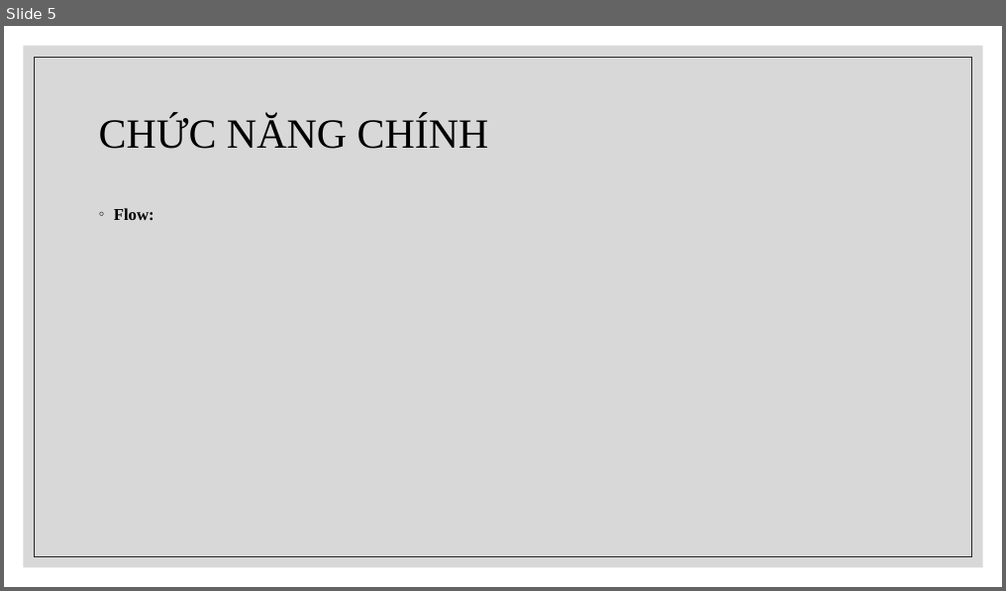
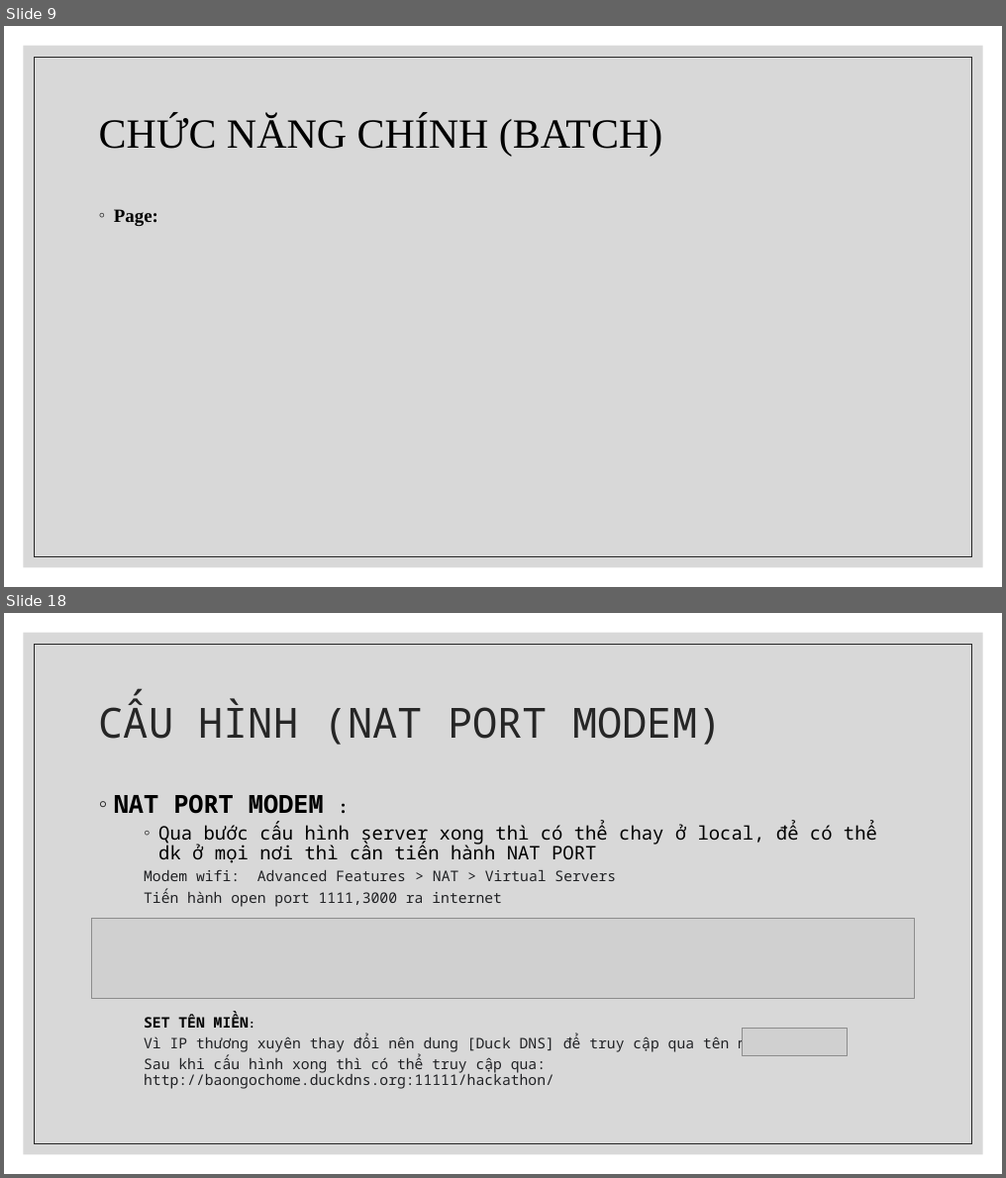
Before and after one commit to chet7h/restart_computer, a slide deck: Restart Computer.pptx. Shown one above the other, each under a label of ours: slide 5 before the commit, slides 9 and 18 after it; the slides between them are not shown. The pictures are 1006x591 and 1006x1178 pixels, drawn with LibreOffice and Linux fonts; fonts in the diff are those of the drawing; grey boxes stand for pictures. Boxes give left, top, right and bottom in pixels: in the first picture for what was removed or moved away, otherwise in the second. Text is boxed around its words. In the diff, an @@ line names an element or a change of style, - is before the commit and + after.

```diff
--- a/Restart Computer.pptx
+++ b/Restart Computer.pptx
@@ slide 18 added at [4, 613, 1002, 1174], background #FFFFFF; not listed: 2 template elements that a slide beside it also shows @@
@@ title added at [99, 699, 722, 745], 40 pt, text #262626 @@
+CẤU HÌNH (NAT PORT MODEM)
@@ text added at [114, 794, 877, 1089], 14 pt, text #202124 @@
+◦ NAT PORT MODEM :
+    ◦ Qua bước cấu hình server xong thì có thể chay ở local, để có thể dk ở mọi nơi thì cần tiến hành NAT PORT
+    Modem wifi: Advanced Features > NAT > Virtual Servers
+    Tiến hành open port 1111,3000 ra internet
+    SET TÊN MIỀN:
+    Vì IP thương xuyên thay đổi nên dung [Duck DNS] để truy cập qua tên miền
+    Sau khi cấu hình xong thì có thể truy cập qua: http://baongochome.duckdns.org:11111/hackathon/
@@ picture added at [91, 919, 915, 998] @@
@@ picture added at [743, 1029, 846, 1057] @@
@@ what was slide 5 is now slide 9 @@
@@ slide 9 changed as well @@
@@ title at [99, 115, 662, 156]: text changed @@
-CHỨC NĂNG CHÍNH
+CHỨC NĂNG CHÍNH (BATCH)
@@ text at [114, 209, 158, 226]: text changed; size 16 to 18 pt @@
-◦ Flow:
+◦ Page:
```
Also in this commit, not shown: 3 other slides changed, 12 other slides added.
